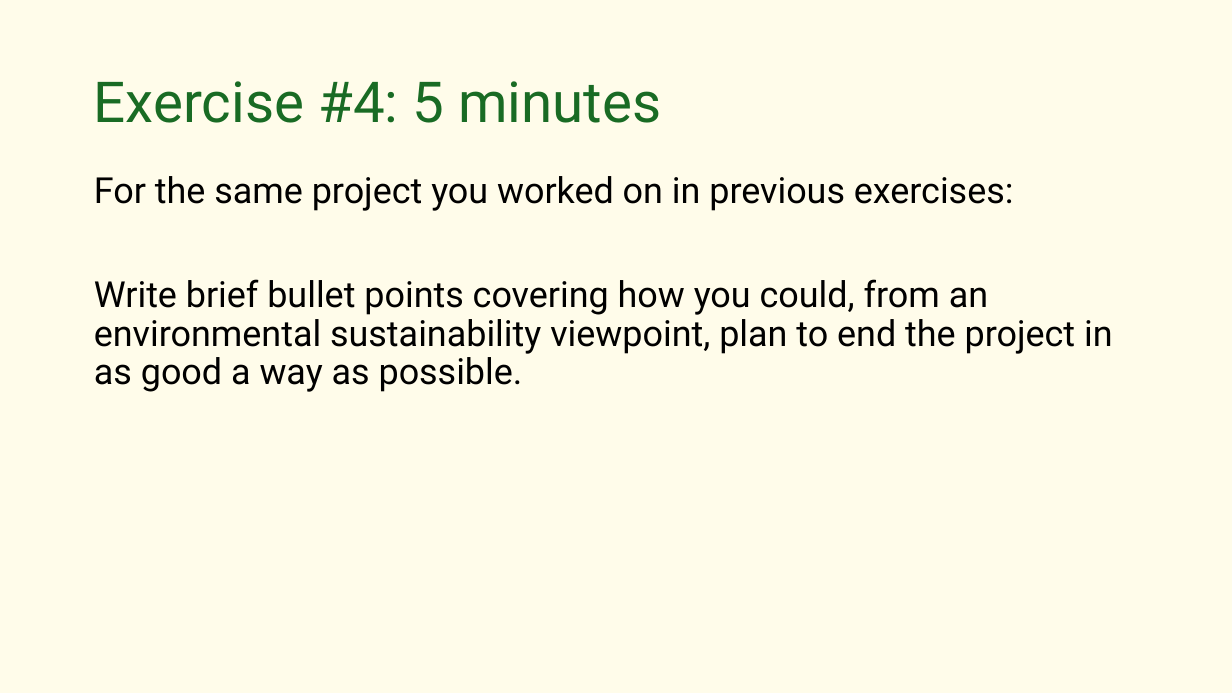
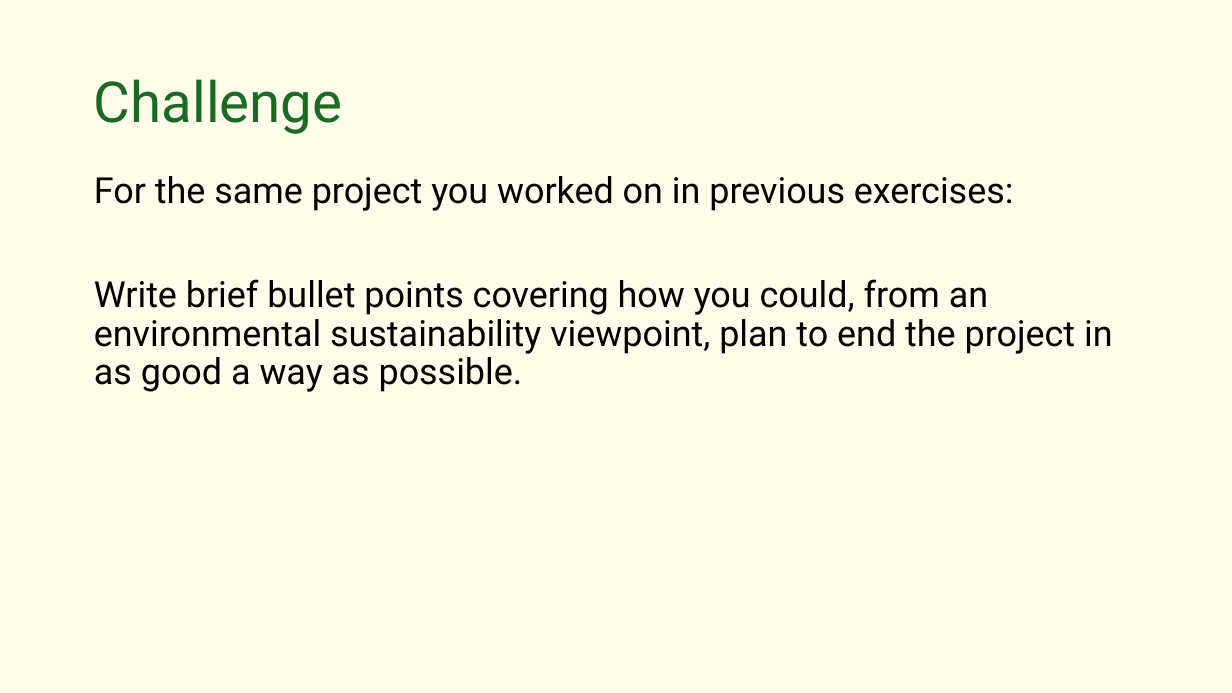
Before and after one commit to EPCCed/2026-10-02_green-hpc_cambridge, a slide deck: slide 28 of instructors/L9-ResponsibleComputing.pptx (slide 25 before the commit). Drawn at 1232x693 pixels with LibreOffice and Linux fonts; fonts in the diff are those of the drawing. Boxes give left, top, right and bottom in pixels: in the first picture for what was removed or moved away, otherwise in the second. Text is boxed around its words. In the diff, an @@ line names an element or a change of style, - is before the commit and + after.

```diff
--- a/instructors/L9-ResponsibleComputing.pptx
+++ b/instructors/L9-ResponsibleComputing.pptx
@@ title at (94,79,343,134): text changed @@
-Exercise #4: 5 minutes
+Challenge
```
Also in this commit, not shown: 3 other slides changed, 4 slides added, 3 other files.
